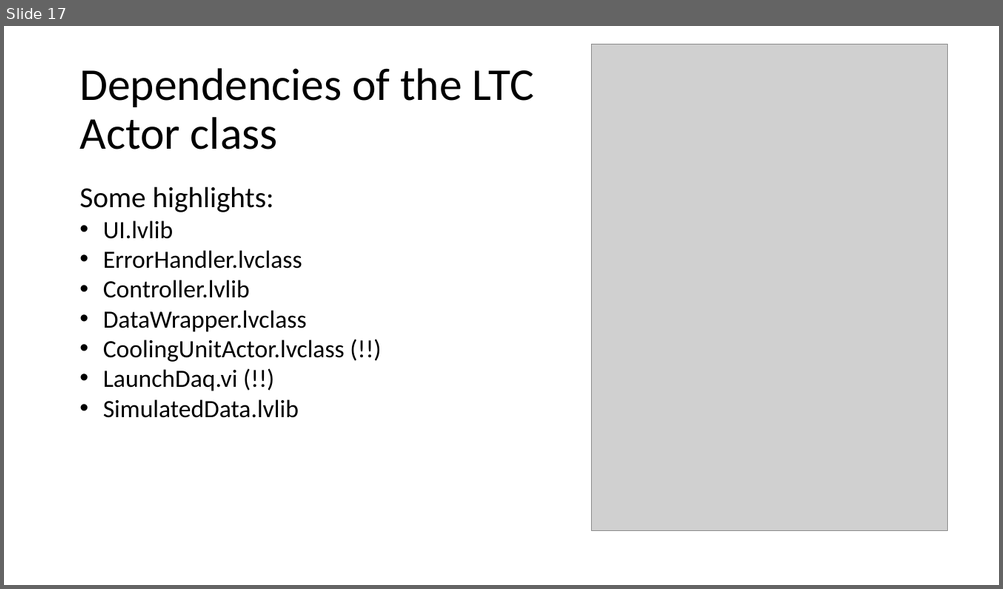
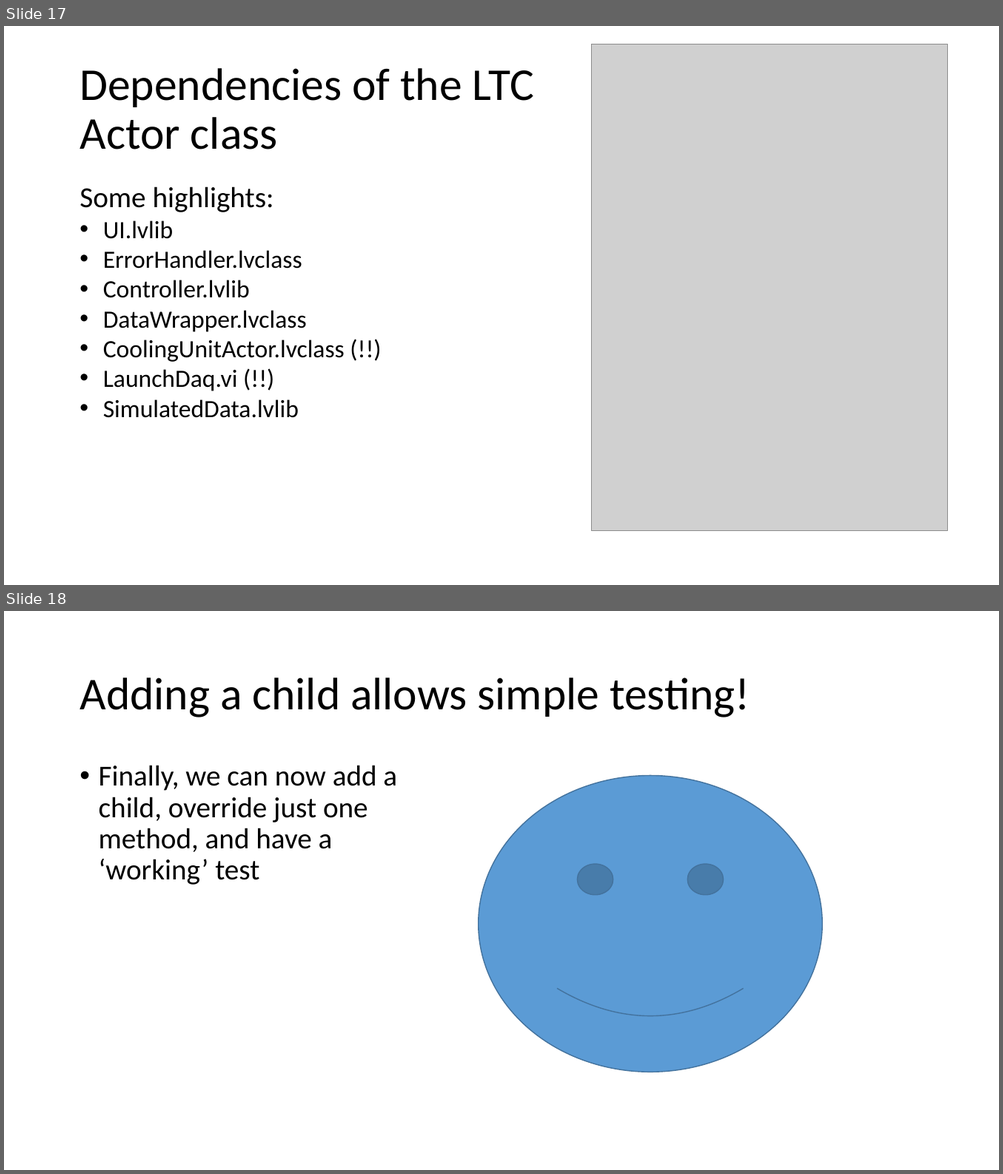
Before and after one commit to chrisb2244/LabVIEW-Presentations, a slide deck: 20171124-LTCMeasurementActorToInterface/Code Transformation.pptx. Shown one above the other, each under a label of ours: slide 17 before the commit, slides 17 and 18 after it. The pictures are 1003x589 and 1003x1174 pixels, drawn with LibreOffice and Linux fonts; fonts in the diff are those of the drawing; grey boxes stand for pictures. Boxes give left, top, right and bottom in pixels: in the first picture for what was removed or moved away, otherwise in the second. Text is boxed around its words. In the diff, an @@ line names an element or a change of style, - is before the commit and + after.

```diff
--- a/20171124-LTCMeasurementActorToInterface/Code Transformation.pptx
+++ b/20171124-LTCMeasurementActorToInterface/Code Transformation.pptx
@@ slide 18 added at bbox=[4, 611, 999, 1170], background #FFFFFF @@
@@ title added at bbox=[79, 678, 750, 718], 44 pt, text #000000 @@
+Adding a child allows simple testing!
@@ text added at bbox=[99, 765, 397, 885], 28 pt, text #000000 @@
+• Finally, we can now add a child, override just one method, and have a ‘working’ test
@@ smiley face added at bbox=[478, 776, 822, 1073], fill #5B9BD5, outline #43739E 1 pt @@
```
Also in this commit, not shown: 1 slide changed, 3 other files.
